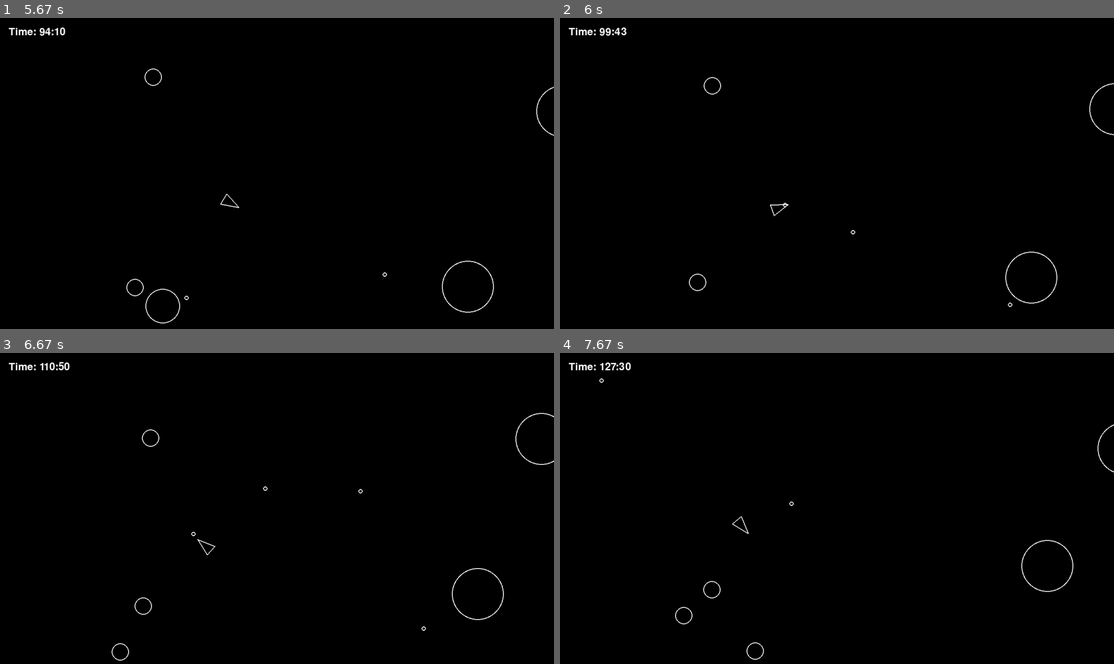
Above: before the commit, frames 1-4 (two rows, left to right).
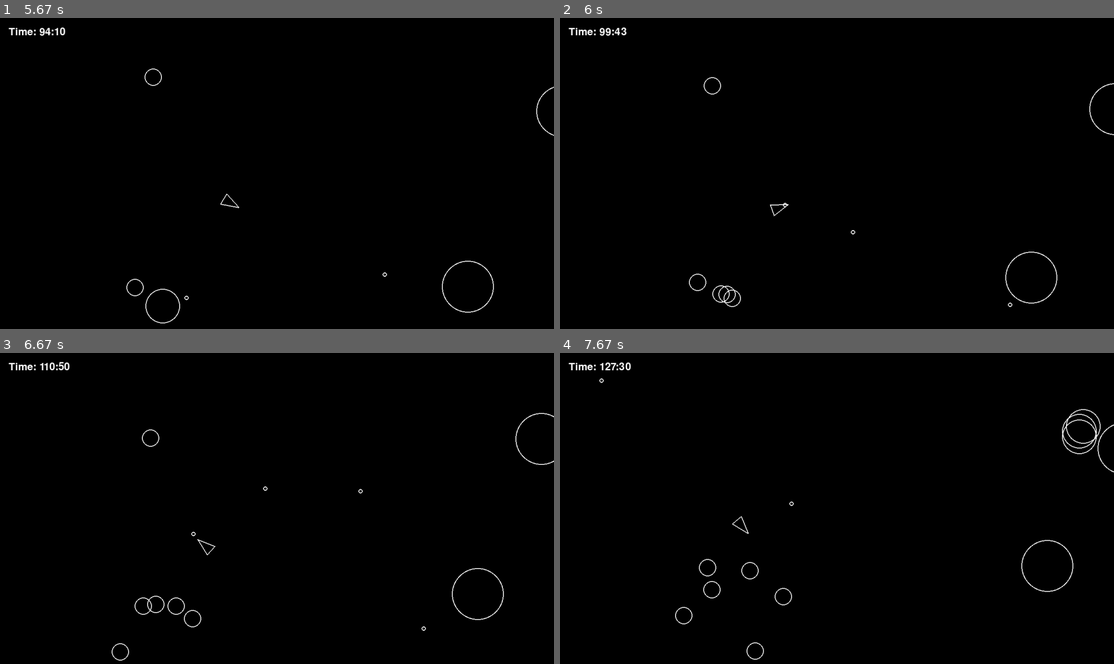
Above: after the commit, the same moments.

Repository: TobiasPartzsch/asteroids-game
Game: pygame game, started from main.py
Two runs of this game, one before a commit and one after it. Both use one fixed random seed, a clock stepped at 60 frames per second and the inputs below.
Inputs:
- Up to frame 1 (5.67 s): tap Space at 0.33, 0.73, 1.03, 1.3, 1.63, 1.93, 2.07, 2.47, 2.77, 3.13, 3.53, 3.83, 4.03, 4.33, 4.53, 4.87, 5.17, 5.37 s; hold A 0.67-1.2 s; hold S 1.23-1.53 s; hold A 1.57-1.97 s; hold W 2-2.37 s; hold D 2.4-3.03 s; hold S 3.07-3.43 s; hold A 3.47-3.93 s; hold D 3.97-4.43 s; hold W 4.47-4.77 s; hold D 4.8-5.27 s; hold A from 5.3 s (still down)
- Up to frame 2 (6 s): tap Space at 5.67, 5.93 s; release A at 5.83 s; hold S from 5.87 s (still down)
- Up to frame 3 (6.67 s): release S at 6.17 s; hold A 6.2-6.6 s; tap Space at 6.27, 6.57 s; hold W from 6.63 s (still down)
- Up to frame 4 (7.67 s): tap Space at 6.7, 7.1, 7.4 s; release W at 7 s; hold D from 7.03 s (still down)

Frame 1 is identical in both runs. In frame 2, 0.1% of the frame differs, in the area x 27-33%, y 85-94%; in frame 3, 0.1%; in frame 4, 0.4%, in the area x 25-98%, y 17-82%.

Commit message:
implemented splitting and put the rules into constant.py

Diff:
--- a/asteroid.py
+++ b/asteroid.py
@@ -1,6 +1,8 @@
+import random
 import pygame
 
 from circleshape import CircleShape
+from constants import ASTEROID_MIN_RADIUS, ASTEROID_SPLIT_ANGLE, ASTEROID_SPLIT_DIRECTIONS, ASTEROID_SPLIT_SPEEDUP
 
 
 class Asteroid(CircleShape):
@@ -18,3 +20,18 @@
 
     def update(self, dt):
         self.position += self.velocity * dt
+
+    def split(self):
+        self.kill()
+
+        # don't split minimal asteroids
+        if self.radius <= ASTEROID_MIN_RADIUS:
+            return
+
+        angle = random.uniform(*ASTEROID_SPLIT_ANGLE)
+        new_radius = self.radius - ASTEROID_MIN_RADIUS
+        for direction in ASTEROID_SPLIT_DIRECTIONS:
+            a = Asteroid(*self.position, new_radius)
+            a.velocity = self.velocity.copy()
+            a.velocity *= ASTEROID_SPLIT_SPEEDUP
+            a.velocity = a.velocity.rotate(angle * direction)
--- a/constants.py
+++ b/constants.py
@@ -7,6 +7,9 @@
 ASTEROID_SPAWN_RATE_INCREASE = 0  # divisor for current time, default 60 no increase if 0
 ASTEROID_MAX_RADIUS = ASTEROID_MIN_RADIUS * ASTEROID_SIZES
 ASTEROID_COLLISION = False
+ASTEROID_SPLIT_SPEEDUP = 1.2  # multiplier for speed when asteroids are split
+ASTEROID_SPLIT_DIRECTIONS = (-1, 0, 1)  # 3-way split
+ASTEROID_SPLIT_ANGLE = (20, 50)  # Min and max angle in degrees
 
 PLAYER_RADIUS = 20
 PLAYER_TURN_SPEED = 300
--- a/main.py
+++ b/main.py
@@ -60,14 +60,17 @@
                 _.kill()
 
         # shot collision
-        to_kill = set()
+        asteroids_to_split = set()
+        shots_to_kill = set()
         for asteroid in asteroids:
             for shot in shots:
                 if asteroid.check_collision(shot):
-                    to_kill.add(asteroid)
-                    to_kill.add(shot)
-        for obj in to_kill:
-            obj.kill()
+                    asteroids_to_split.add(asteroid)
+                    shots_to_kill.add(shot)
+        for _ in asteroids_to_split:
+            _.split()
+        for _ in shots_to_kill:
+            _.kill()
 
         # player collision
         for _ in asteroids:
